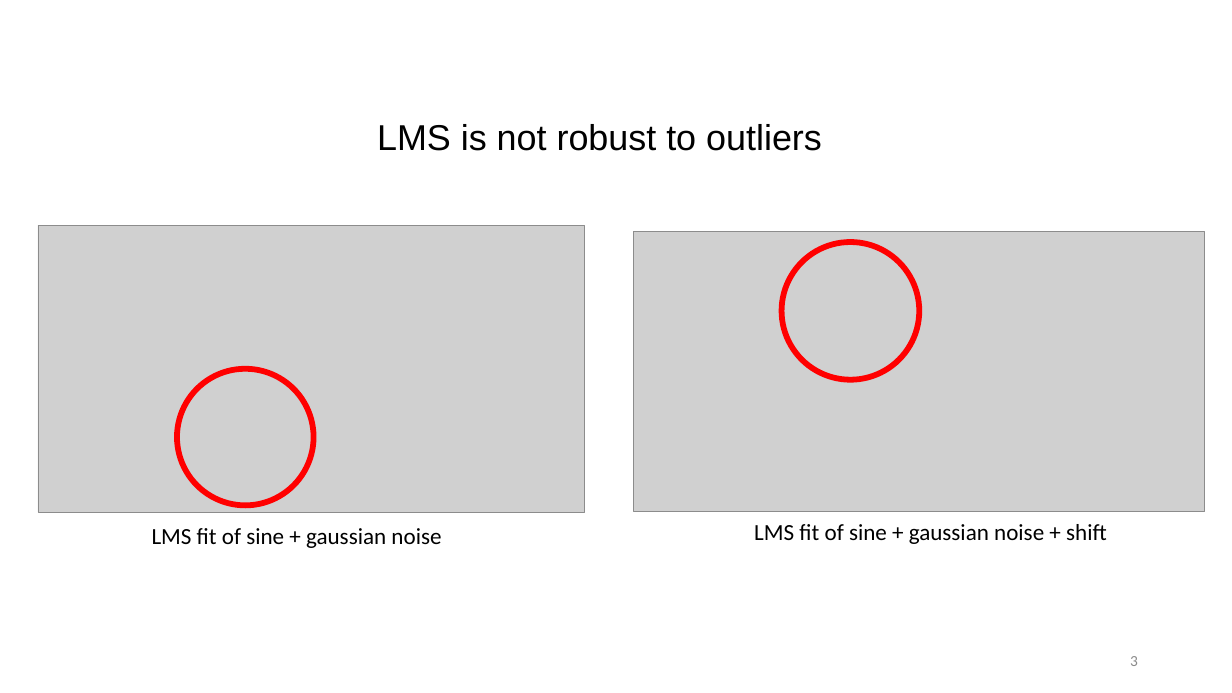
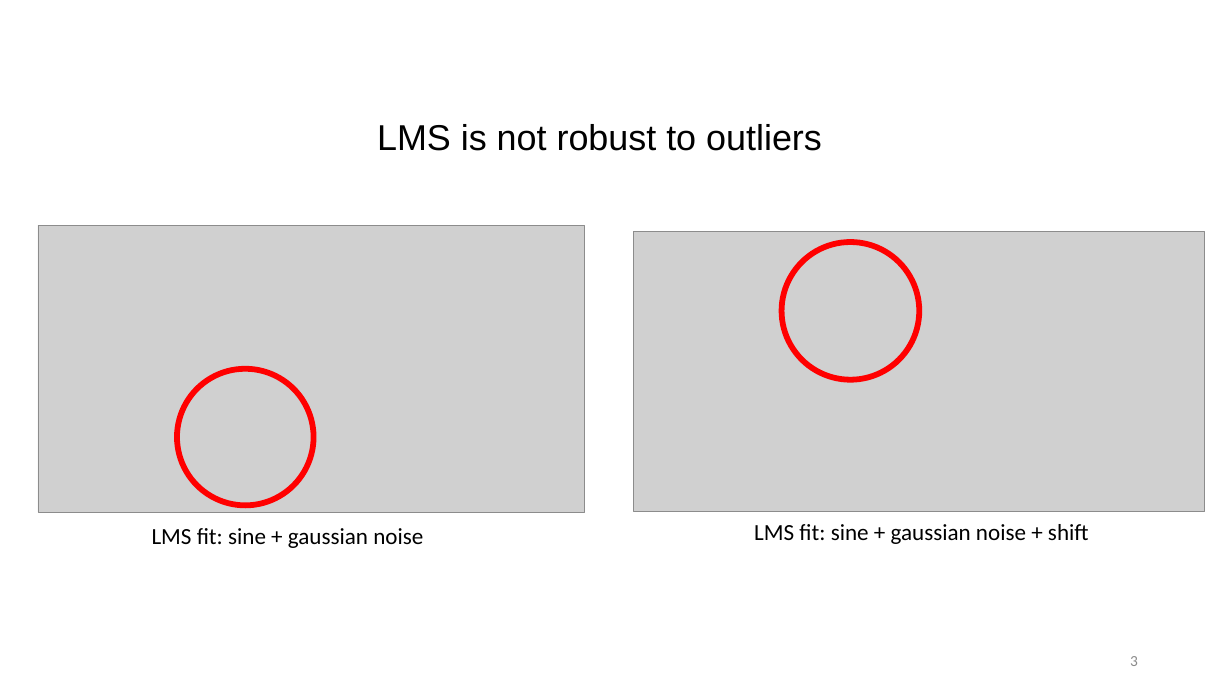
Before and after one commit to AlonSpinner/GradNumMethods, a slide deck: slide 3 of RANSAC/RANSAC.pptx. Drawn at 1232x693 pixels with LibreOffice and Linux fonts; fonts in the diff are those of the drawing; grey boxes stand for pictures. Boxes give left, top, right and bottom in pixels: in the first picture for what was removed or moved away, otherwise in the second. Text is boxed around its words. In the diff, an @@ line names an element or a change of style, - is before the commit and + after.

```diff
--- a/RANSAC/RANSAC.pptx
+++ b/RANSAC/RANSAC.pptx
@@ text at bbox=[152, 528, 423, 548]: text changed @@
-LMS fit of sine + gaussian noise
+LMS fit: sine + gaussian noise
@@ text at bbox=[754, 524, 1089, 544]: text changed @@
-LMS fit of sine + gaussian noise + shift
+LMS fit: sine + gaussian noise + shift
```
Also in this commit, not shown: 6 other slides changed, 6 slides added, 3 slides removed, 2 other files.
